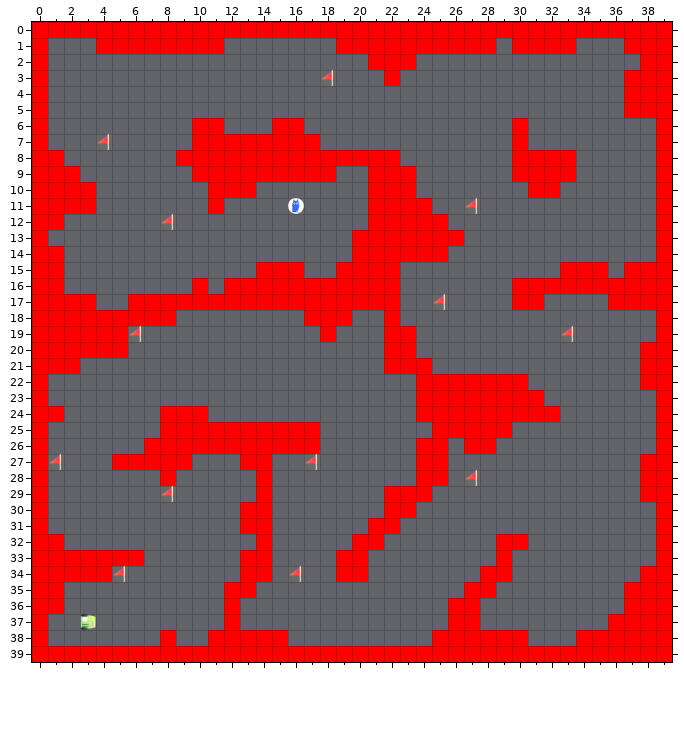
Tiled map (JSON): src/map/level_6.tmj. The picture above is the old version.
Cells are 64x64 px. Shown: x 0..39, y 0..39.
And afterwards:
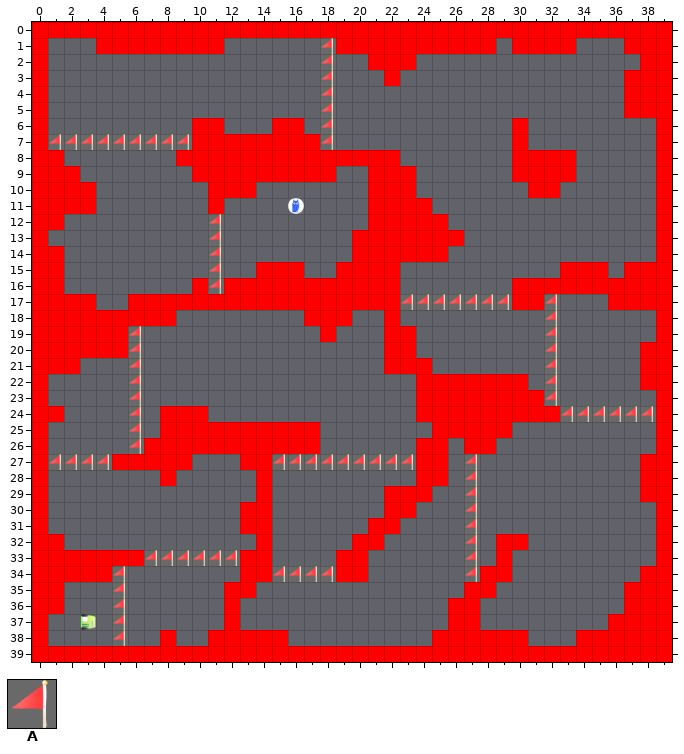
Key: from "tile": A 7.
_ is an empty cell.
From old to new:
Layer "Tile Layer 1":
y 1..2: x 18 _ -> A
y 4..6: x 18 _ -> A
y 7: x 1..3 ___ -> AAA; x 5..9 _____ -> AAAAA; x 18 _ -> A
y 11: x 27 A -> _
y 12: x 8 A -> _; x 11 _ -> A
y 13..16: x 11 _ -> A
y 17: x 23..24 __ -> AA; x 26..29 ____ -> AAAA; x 32 _ -> A
y 18: x 32 _ -> A
y 19: x 32..33 _A -> A_
y 20..23: x 6 _ -> A; x 32 _ -> A
y 24: x 6 _ -> A; x 33..38 ______ -> AAAAAA
y 25..26: x 6 _ -> A
y 27: x 2..4 ___ -> AAA; x 15..16 __ -> AA; x 18..23 ______ -> AAAAAA; x 27 _ -> A
y 29: x 8 A -> _; x 27 _ -> A
y 30..32: x 27 _ -> A
y 33: x 7..12 ______ -> AAAAAA; x 27 _ -> A
y 34: x 15 _ -> A; x 17..18 __ -> AA; x 27 _ -> A
y 35..38: x 5 _ -> A
